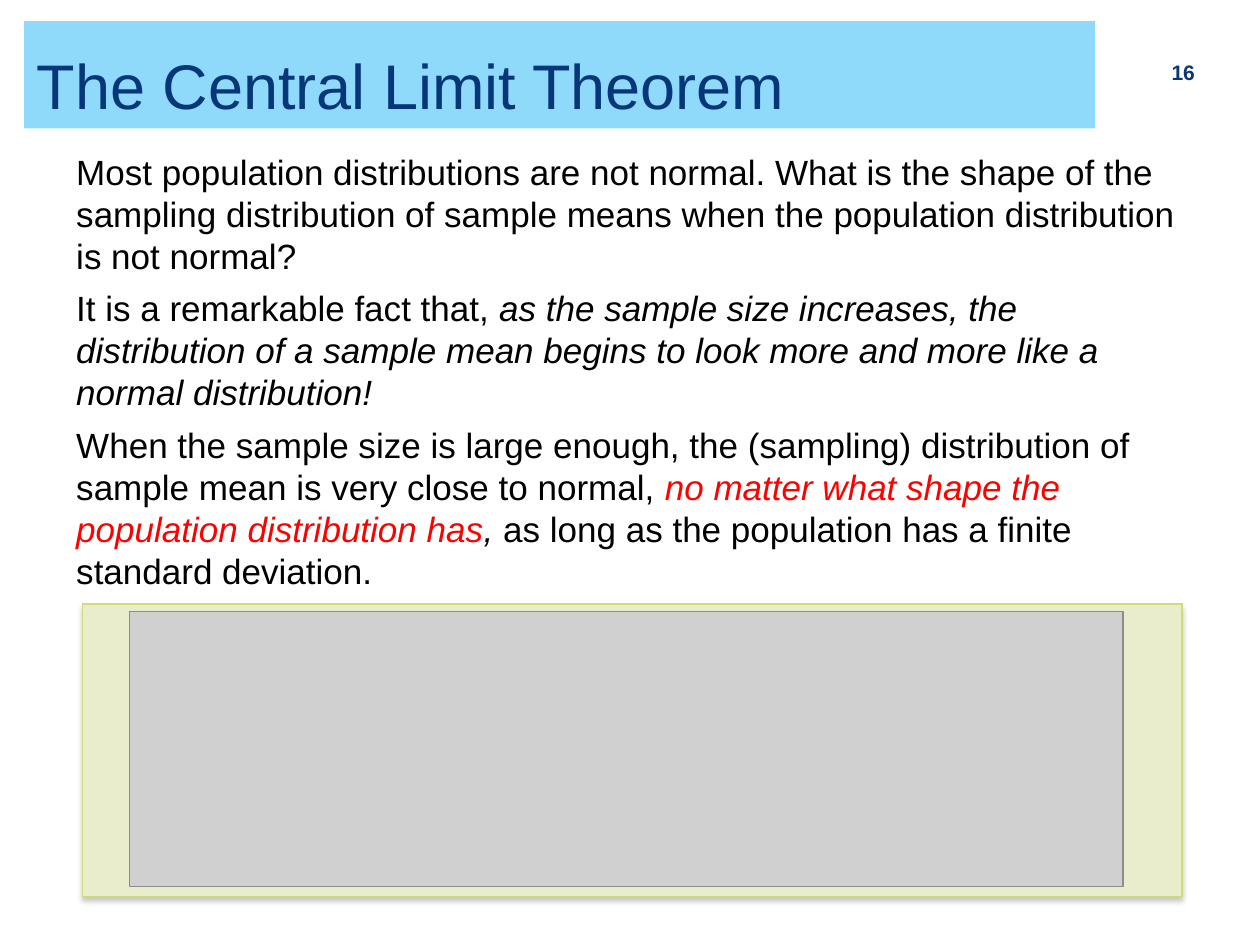
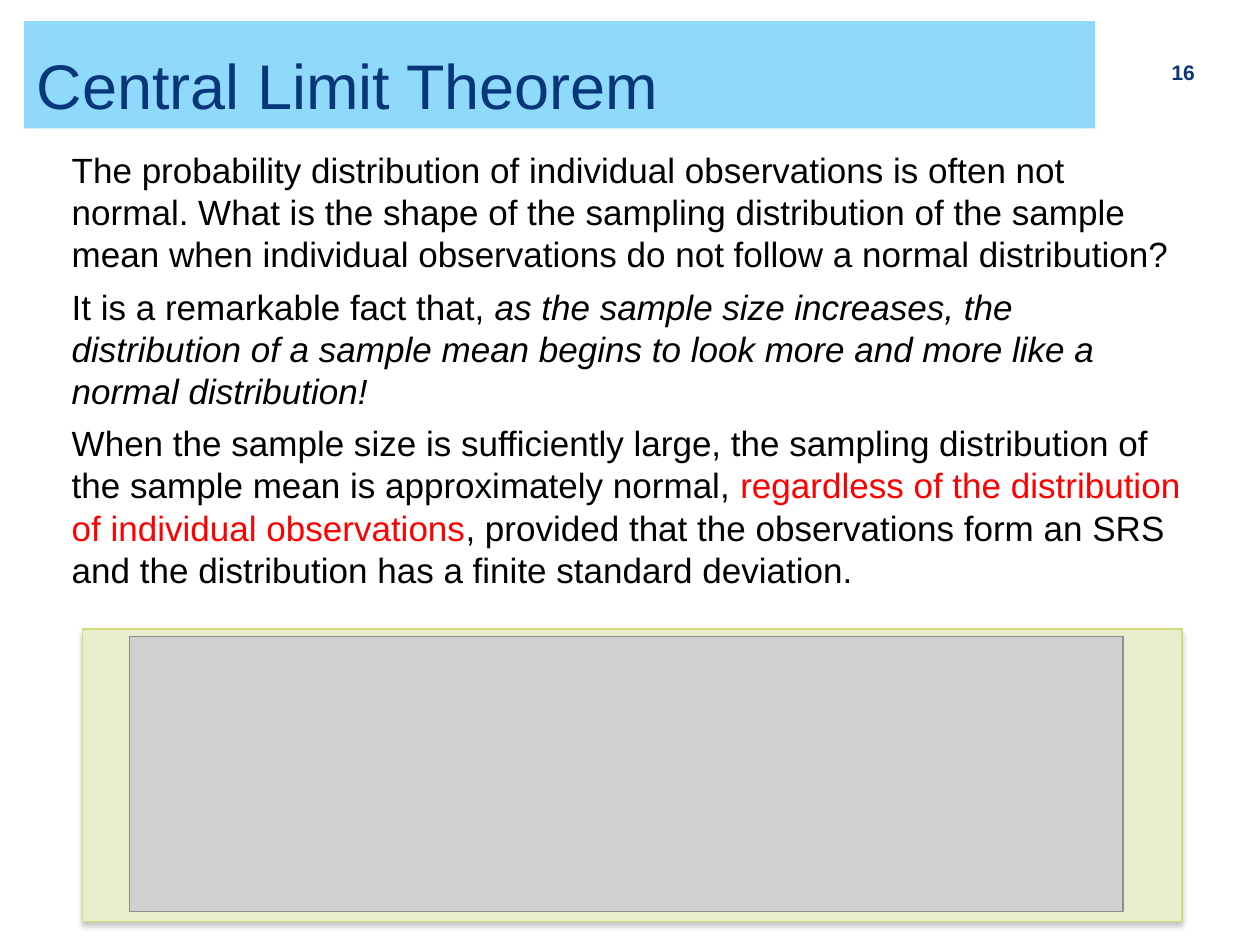
Before and after one commit to ZhiyangGeeZhou/ZhiyangGeeZhou.github.io, a slide deck: slide 16 of attach/UWM/UWM_PH702_2026Fall_Part05.pptx. Drawn at 1260x945 pixels with LibreOffice and Linux fonts; fonts in the diff are those of the drawing; grey boxes stand for pictures. Boxes give left, top, right and bottom in pixels: in the first picture for what was removed or moved away, otherwise in the second. Text is boxed around its words. In the diff, an @@ line names an element or a change of style, - is before the commit and + after.

```diff
--- a/attach/UWM/UWM_PH702_2026Fall_Part05.pptx
+++ b/attach/UWM/UWM_PH702_2026Fall_Part05.pptx
@@ title at (37, 63, 658, 110): text changed @@
-The Central Limit Theorem
+Central Limit Theorem
@@ text at (72, 157, 1168, 268): text changed @@
-Most population distributions are not normal. What is the shape of the sampling distribution of sample means when the population distribution is not normal?
+The probability distribution of individual observations is often not normal. What is the shape of the sampling distribution of the sample mean when individual observations do not follow a normal distribution?
@@ text at (72, 430, 1180, 584): text changed @@
-When the sample size is large enough, the (sampling) distribution of sample mean is very close to normal, no matter what shape the population distribution has, as long as the population has a finite standard deviation.
+When the sample size is sufficiently large, the sampling distribution of the sample mean is approximately normal, regardless of the distribution of individual observations, provided that the observations form an SRS and the distribution has a finite standard deviation.
@@ rectangle: place and size @@
-rectangle at (82, 604, 1182, 896)
+rectangle at (82, 629, 1182, 921)
@@ picture: place and size @@
-picture at (130, 611, 1123, 886)
+picture at (130, 636, 1123, 911)
```
Also in this commit, not shown: 4 other slides changed.
